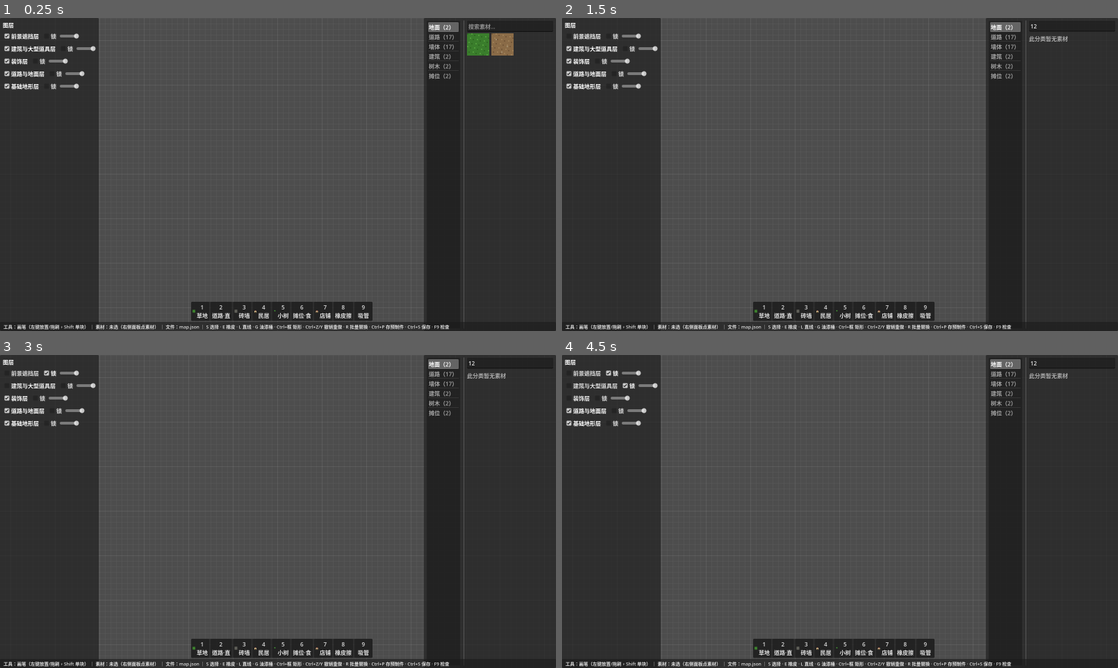
Above: before the commit, frames 1-4 (two rows, left to right).
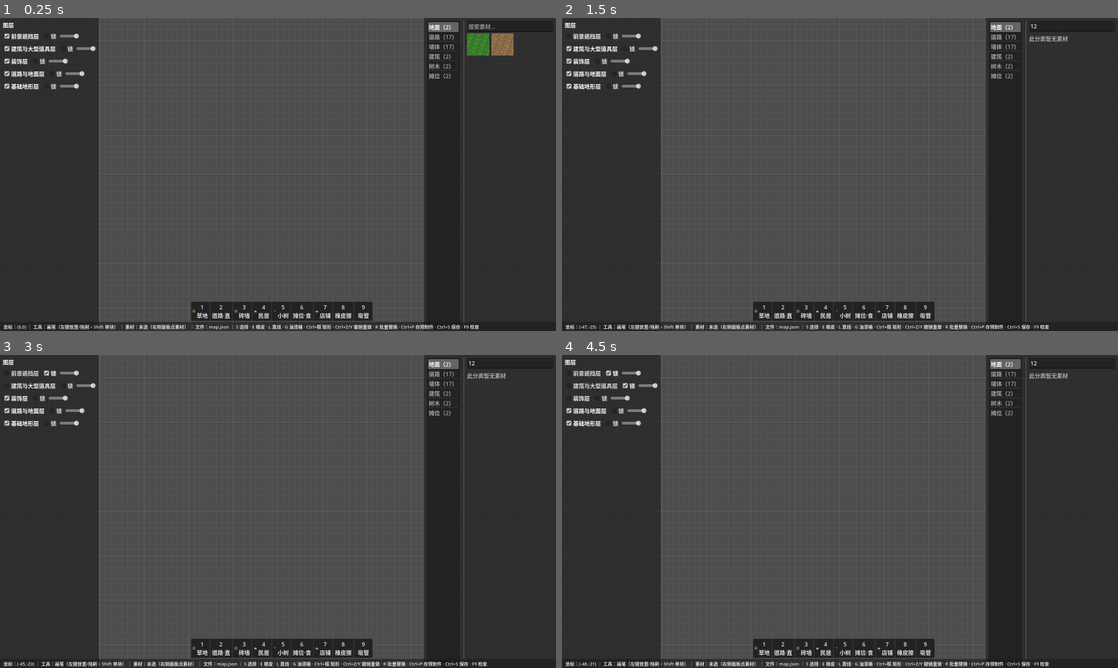
Above: after the commit, the same moments.

Repository: Xeehho/tilemason
Game: Godot game, scene res://scenes/main.tscn
The game is run twice, just before and just after one commit, with the same random seed, the same clock (stepped at 60 frames per second) and the same inputs.
Inputs (mouse positions are in pixels of both pictures, inside the frame that each line leads up to):
- Up to frame 1 (0.25 s): no input
- Up to frame 2 (1.5 s): click (1073, 27) at 0.52 s; type "12" at 0.6 s; click "前景遮挡层" at 1.25 s
- Up to frame 3 (3 s): click "锁" at 2 s; click "建筑与大型道具层" at 2.75 s
- Up to frame 4 (4.5 s): click "锁" at 3.5 s; click "装饰层" at 4.25 s

The runs differ from the first frame. In frame 1, 0.9% of the frame differs, in the area x 0-87%, y 98-100%; in frame 2, 0.9%, in the area x 0-88%, y 98-100%; in frame 3, 0.9%; in frame 4, 0.9%.

Commit message:
feat: 状态栏显示鼠标格坐标（像素工作精确对位）
- 状态栏最左侧实时显示鼠标所在格坐标 (x,y)，16px 网格对位
  精确摆放时可参照
- 验证：check-only 通过、冒烟通过、python 补丁双 assert 锚点命中

Co-authored-by: GLM <noreply@z.ai>

Diff:
--- a/src/main.gd
+++ b/src/main.gd
@@ -1270,7 +1270,8 @@
 			var lock_hint := "（该层已锁定，放置会被拒绝）" if _document.is_layer_locked(layer_id) else ""
 			asset_text = "%s → 落在「%s」%s" % [asset["name"], layer_name, lock_hint]
 	var file_name := _current_map_path.get_file()
-	_status.set_line("工具：%s ｜ 素材：%s ｜ 文件：%s ｜ S 选择 · E 橡皮 · L 直线 · G 油漆桶 · Ctrl+框 矩形 · Ctrl+Z/Y 撤销重做 · R 批量替换 · Ctrl+P 存预制件 · Ctrl+S 保存 · F9 检查" % [tool, asset_text, file_name])
+	var pos_text := "(%d,%d)" % [mouse_cell().x, mouse_cell().y]
+	_status.set_line("坐标：%s ｜ 工具：%s ｜ 素材：%s ｜ 文件：%s ｜ S 选择 · E 橡皮 · L 直线 · G 油漆桶 · Ctrl+框 矩形 · Ctrl+Z/Y 撤销重做 · R 批量替换 · Ctrl+P 存预制件 · Ctrl+S 保存 · F9 检查" % [pos_text, tool, asset_text, file_name])
 
 ## 图层属性变化影响素材落层提示（锁定警示），载入新文档后重连
 func _connect_status_signals() -> void:
